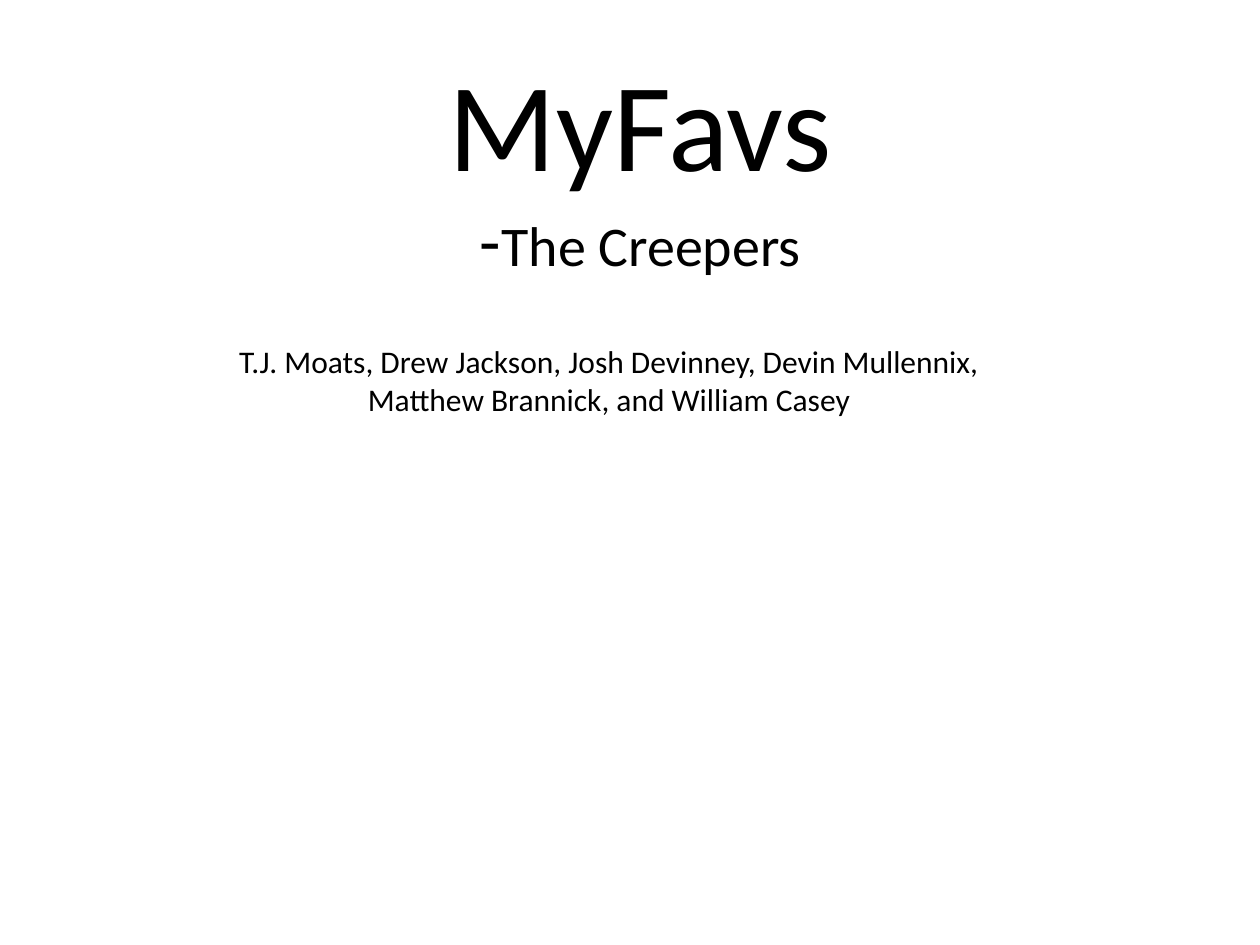
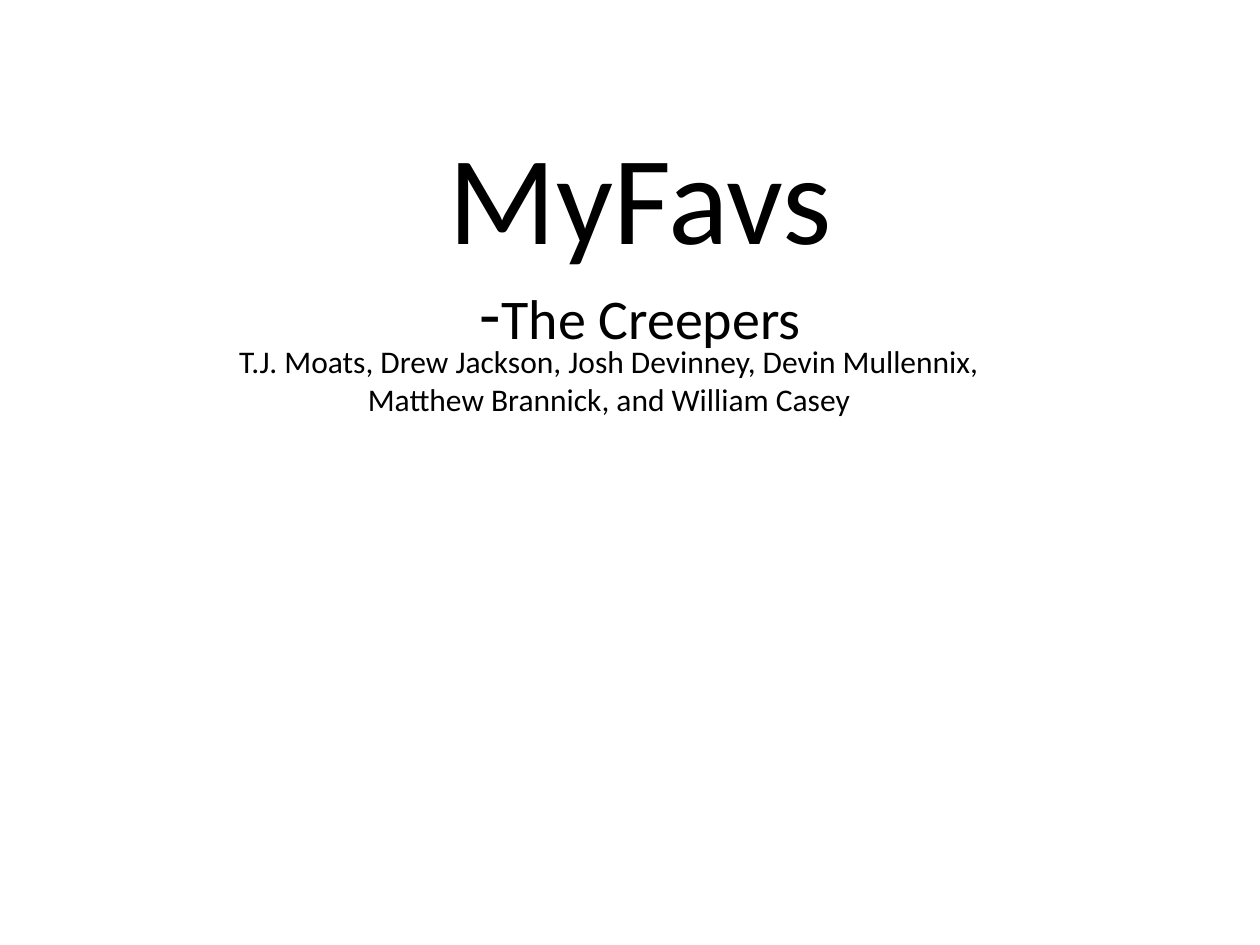
Before and after one commit to aajackson/Creepers, a slide deck: slide 1 of Documentation/MyFavs Presentation.ppt. Drawn at 1260x945 pixels with LibreOffice and Linux fonts; fonts in the diff are those of the drawing; background and template pictures are left out. Boxes give left, top, right and bottom in pixels: in the first picture for what was removed or moved away, otherwise in the second. Text is boxed around its words. In the diff, an @@ line names an element or a change of style, - is before the commit and + after.

```diff
--- a/Documentation/MyFavs Presentation.ppt
+++ b/Documentation/MyFavs Presentation.ppt
@@ title "MyFavs -The Creepers" rewrapped from (449, 90, 832, 275) to (449, 163, 832, 352) @@
```
Also in this commit, not shown: 13 other slides changed.
